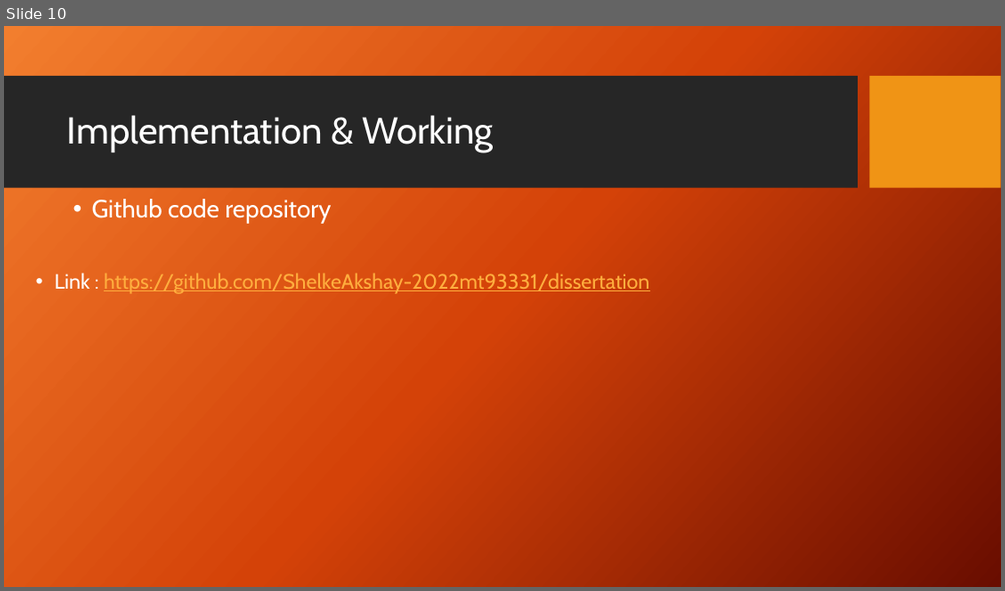
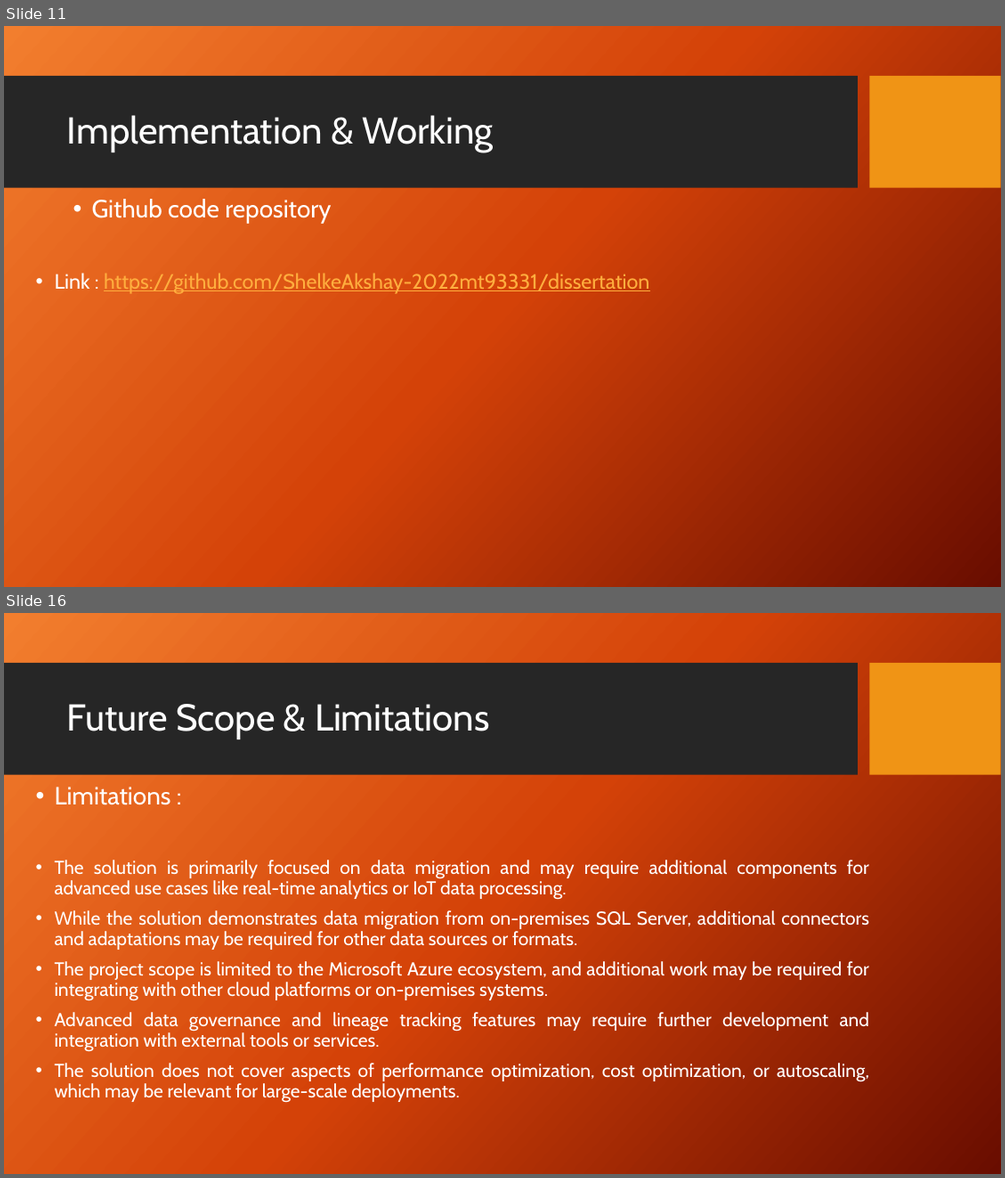
Before and after one commit to ShelkeAkshay-2022mt93331/dissertation, a slide deck: 7_Reports/3_Final_PPT/2022mt93331.pptx. Shown one above the other, each under a label of ours: slide 10 before the commit, slides 11 and 16 after it; the slides between them are not shown. The pictures are 1005x591 and 1005x1178 pixels, drawn with LibreOffice and Linux fonts; fonts in the diff are those of the drawing; background and template pictures are left out. Boxes give left, top, right and bottom in pixels: in the first picture for what was removed or moved away, otherwise in the second. Text is boxed around its words. In the diff, an @@ line names an element or a change of style, - is before the commit and + after.

```diff
--- a/7_Reports/3_Final_PPT/2022mt93331.pptx
+++ b/7_Reports/3_Final_PPT/2022mt93331.pptx
@@ slide 16 added at [4, 613, 1001, 1174], background picture (left out); not listed: 2 template elements that a slide beside it also shows @@
@@ title added at [67, 704, 490, 739], 36 pt, text #FFFFFF @@
+Future Scope & Limitations
@@ text added at [55, 787, 869, 1103], 18 pt, text #FFFFFF @@
+• Limitations :
+• The solution is primarily focused on data migration and may require additional components for advanced use cases like real-time analytics or IoT data processing.
+• While the solution demonstrates data migration from on-premises SQL Server, additional connectors and adaptations may be required for other data sources or formats.
+• The project scope is limited to the Microsoft Azure ecosystem, and additional work may be required for integrating with other cloud platforms or on-premises systems.
+• Advanced data governance and lineage tracking features may require further development and integration with external tools or services.
+• The solution does not cover aspects of performance optimization, cost optimization, or autoscaling, which may be relevant for large-scale deployments.
@@ what was slide 10 is now slide 11 @@
```
Also in this commit, not shown: 10 slides changed, 5 other slides added, 5 other files.
